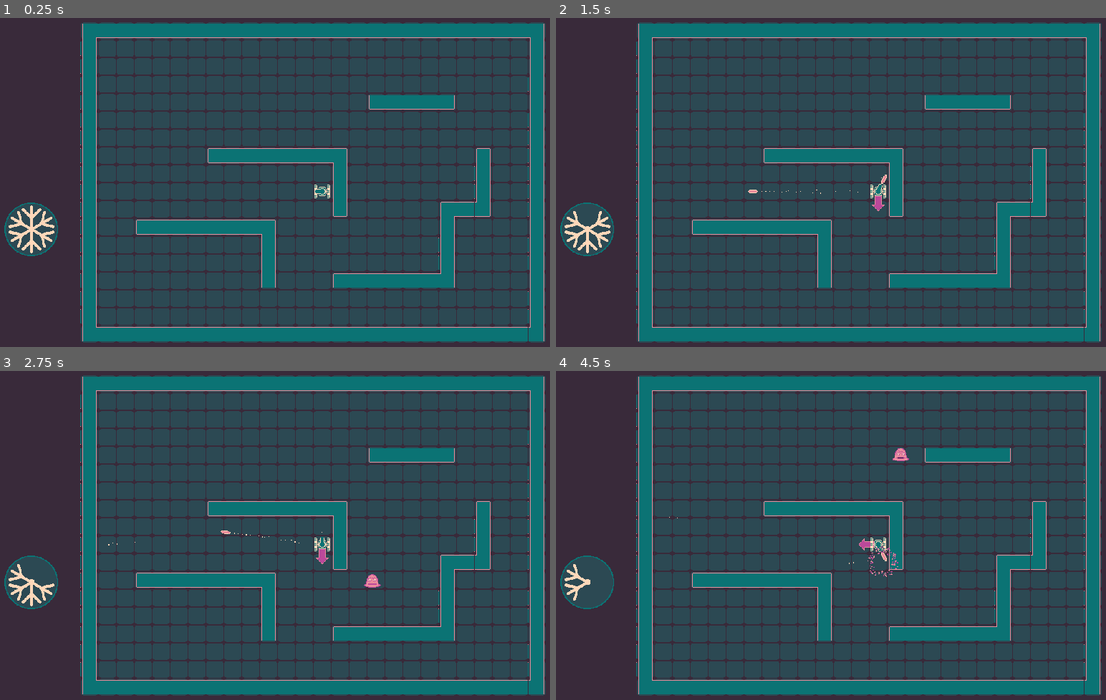
Above: before the commit, frames 1-4 (two rows, left to right).
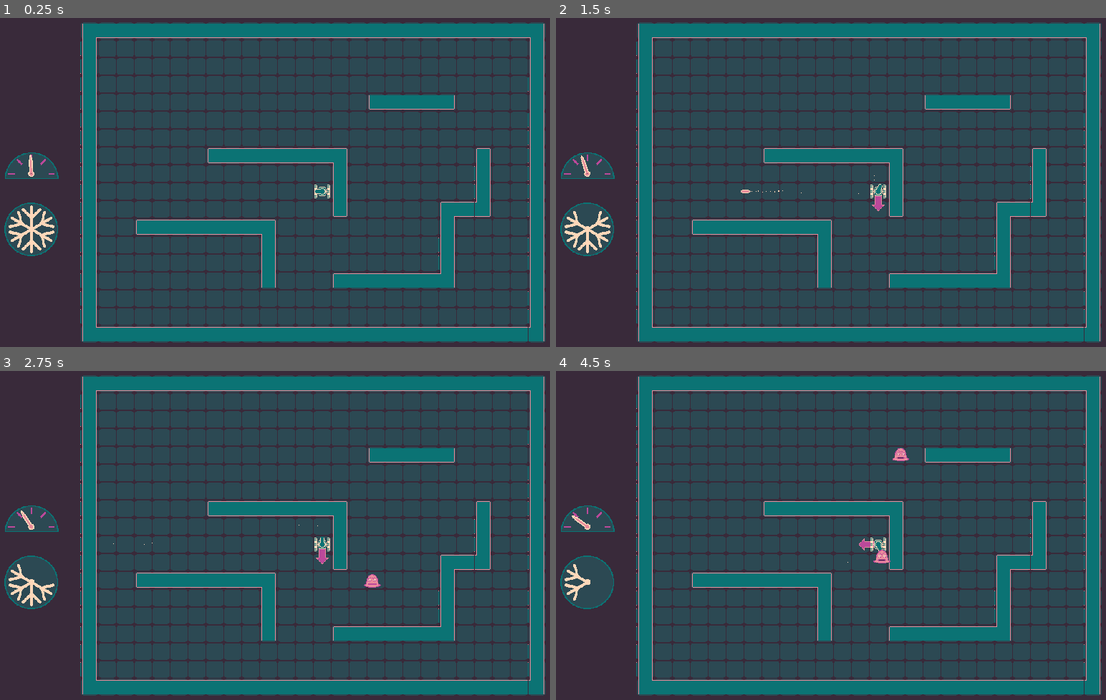
Above: after the commit, the same moments.

Repository: marc-jones/gdl-summer-jam-2021
Game: Godot game, scene res://nodes/PlayState.tscn
Two runs of this game, one before a commit and one after it. Both use one fixed random seed, a clock stepped at 60 frames per second and the inputs below.
Inputs (mouse positions are in pixels of both pictures, inside the frame that each line leads up to):
- Up to frame 1 (0.25 s): no input
- Up to frame 2 (1.5 s): tap Enter at 0.5 s; move the mouse to (952, 166) at 0.52 s; hold Right (ui_right) 0.53-1.28 s; tap Space at 1.25 s; move the mouse to (710, 198) at 1.27 s; hold Down (ui_down) from 1.28 s (still down)
- Up to frame 3 (2.75 s): move the mouse to (324, 463) at 2.02 s; release Down (ui_down) at 2.03 s; hold Right (ui_right) from 2.03 s (still down)
- Up to frame 4 (4.5 s): move the mouse to (798, 601) at 2.77 s; release Right (ui_right) at 2.78 s; hold Up (ui_up) 2.78-3.53 s; move the mouse to (996, 584) at 3.52 s; hold Left (ui_left) from 3.53 s (still down); move the mouse to (655, 486) at 4.27 s

The runs differ from the first frame. In frame 1, 0.6% of the frame differs, in the area x 0-11%, y 40-49%; in frame 2, 0.7%; in frame 3, 0.6%; in frame 4, 0.8%, in the area x 0-63%, y 40-63%.

Commit message:
Added fire rate indicator

Diff:
--- /dev/null
+++ b/nodes/FireRateIndicator.tscn
@@ -0,0 +1,18 @@
+[gd_scene load_steps=4 format=2]
+
+[ext_resource path="res://assets/sprites/fire_rate_indicator/dial.png" type="Texture" id=1]
+[ext_resource path="res://assets/sprites/fire_rate_indicator/needle.png" type="Texture" id=2]
+[ext_resource path="res://scripts/FireRateIndicator.gd" type="Script" id=3]
+
+[node name="FireRateIndicator" type="Node2D"]
+script = ExtResource( 3 )
+
+[node name="Dial" type="Sprite" parent="."]
+texture = ExtResource( 1 )
+offset = Vector2( 0.5, 0.5 )
+
+[node name="Needle" type="Sprite" parent="."]
+position = Vector2( 0, 15 )
+rotation = 1.5708
+texture = ExtResource( 2 )
+offset = Vector2( 0, -14.5 )
--- a/nodes/PlayState.tscn
+++ b/nodes/PlayState.tscn
@@ -6,6 +6,7 @@
 [ext_resource path="res://assets/sprites/floor.png" type="Texture" id=4]
 [ext_resource path="res://assets/sprites/wall_sheet.png" type="Texture" id=5]
 [ext_resource path="res://nodes/FreezeIndicator.tscn" type="PackedScene" id=6]
+[ext_resource path="res://nodes/FireRateIndicator.tscn" type="PackedScene" id=7]
 
 [sub_resource type="NavigationPolygon" id=16]
 vertices = PoolVector2Array( 32, 32, 0, 32, 0, 0, 32, 0 )
@@ -176,6 +177,9 @@
 
 [node name="HUD" type="Node2D" parent="."]
 
+[node name="FireRateIndicator" parent="HUD" instance=ExtResource( 7 )]
+position = Vector2( 88, 269.391 )
+
 [node name="FreezeIndicator" parent="HUD" instance=ExtResource( 6 )]
 position = Vector2( 88, 384 )
 
--- /dev/null
+++ b/scripts/FireRateIndicator.gd
@@ -0,0 +1,7 @@
+extends Node2D
+
+func _ready():
+	pass # Replace with function body.
+
+func update_needle(t):
+	$Needle.set_rotation(PI*t-PI/2)
--- a/scripts/PlayState.gd
+++ b/scripts/PlayState.gd
@@ -8,13 +8,17 @@
 var player_start_grid_position = Vector2(map_width/2, map_height/2)
 var move_timer = 6.0
 var packed_projectile = preload("res://nodes/Projectile.tscn")
-var projectile_timer = 0.5
 var projectile_offset = Vector2(-24, 0)
 var wall_width = 10
 var packed_enemy = preload("res://nodes/Enemy.tscn")
 var enemy_timer = 1.6
 var player_dead_zone_radius = 200
 
+var max_projectile_timer = 0.05
+var min_projectile_timer = 0.8
+var projectile_timer_decay_rate = 0.05
+
+var projectile_timer = (max_projectile_timer + min_projectile_timer) / 2
 var map_midpoint
 
 func _ready():
@@ -86,11 +90,22 @@
 	if event is InputEventMouseMotion:
 		$Entities/Player.update_mouse_position(event.position)
 
-func _process(_delta):
+func _process(delta):
+	update_rates(delta)
 	update_hud()
 
 func update_hud():
 	$HUD/FreezeIndicator.update_sprites($MoveTimer.get_time_left())
+	$HUD/FireRateIndicator.update_needle(
+		(projectile_timer-min_projectile_timer) / (max_projectile_timer-min_projectile_timer)
+	)
+
+func update_rates(delta):
+	projectile_timer = clamp(
+		projectile_timer + projectile_timer_decay_rate*delta,
+		max_projectile_timer,
+		min_projectile_timer
+	)
 
 func projectile_timer_callback():
 	spawn_projectile()
Binary file added: assets/sprites/fire_rate_indicator/dial.png
Not shown, added: assets/sprites/fire_rate_indicator/dial.png.import
Binary file added: assets/sprites/fire_rate_indicator/needle.png
Not shown, added: assets/sprites/fire_rate_indicator/needle.png.import
Not shown: 1 places in nodes/PlayState.tscn that only renumber resources
